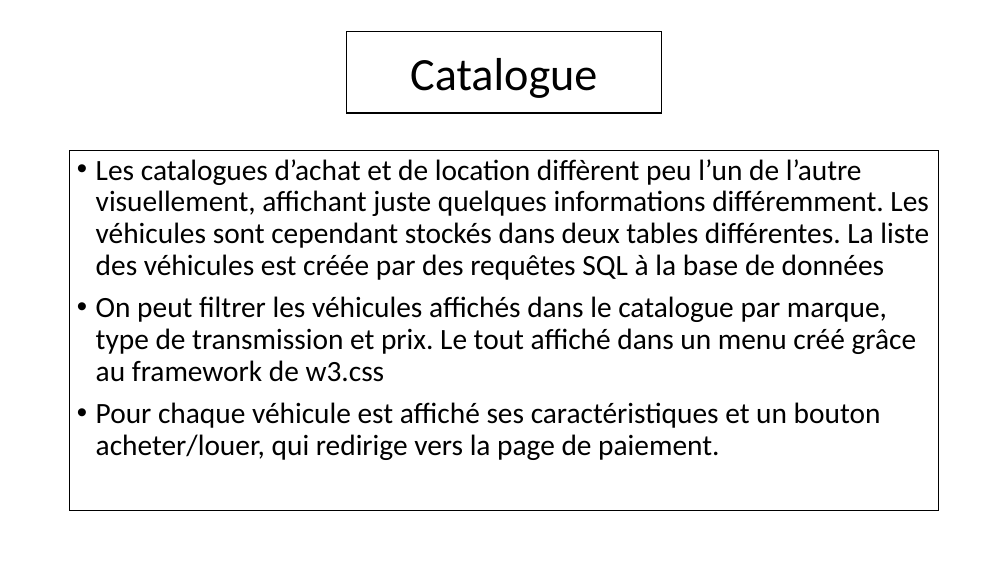
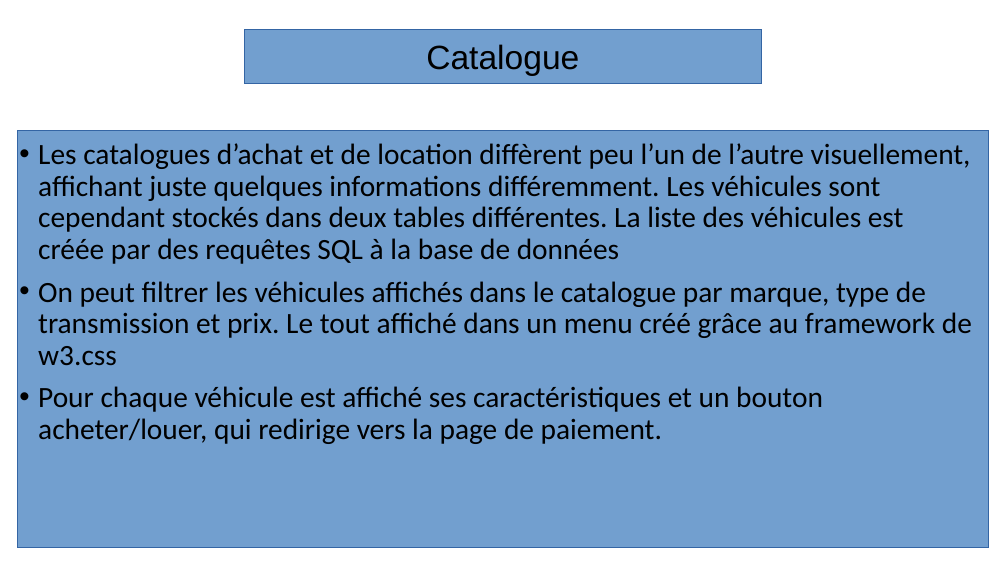
Before and after one commit to Ganti7/Carmania, a slide deck: slide 12 of documentation/diapo_PIA.odp (slide 10 before the commit). Drawn at 1008x567 pixels with LibreOffice and Linux fonts; fonts in the diff are those of the drawing; background and template pictures are left out. Boxes give left, top, right and bottom in pixels: in the first picture for what was removed or moved away, otherwise in the second. Text is boxed around its words. In the diff, an @@ line names an element or a change of style, - is before the commit and + after.

```diff
--- a/documentation/diapo_PIA.odp
+++ b/documentation/diapo_PIA.odp
@@ rectangle "Catalogue": place and size @@
-rectangle "Catalogue" at [347, 32, 662, 113]
+rectangle "Catalogue" at [244, 29, 762, 83]
@@ rectangle "Catalogue" at [244, 29, 762, 83]: size 44 to 32 pt, font Calibri to Arial; title to rectangle; fill #FFFFFF to #729FCF; outline #000000 0.99 pt to #3465A4 0 pt @@
@@ text "Les catalogues d’achat et de ...": place and size @@
-text "Les catalogues d’achat et de ..." at [70, 151, 939, 511]
+text "Les catalogues d’achat et de ..." at [38, 143, 972, 444]
@@ text "Les catalogues d’achat et de ..." at [38, 143, 972, 444]: fill #FFFFFF to none; outline #000000 0.99 pt to none @@
@@ rectangle added at [18, 131, 988, 547], fill #729FCF, outline #3465A4 0 pt @@
```
Also in this commit, not shown: 13 other slides changed, 4 slides added, 1 slide removed, 1 other file.
